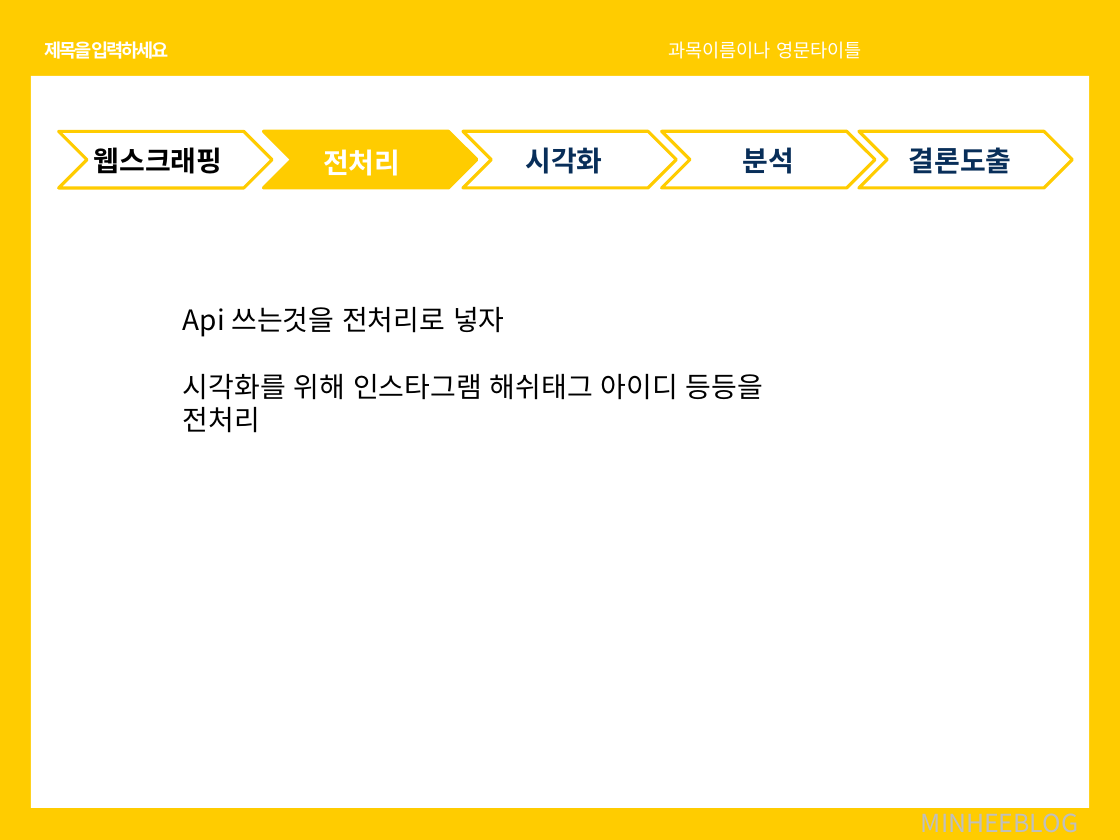
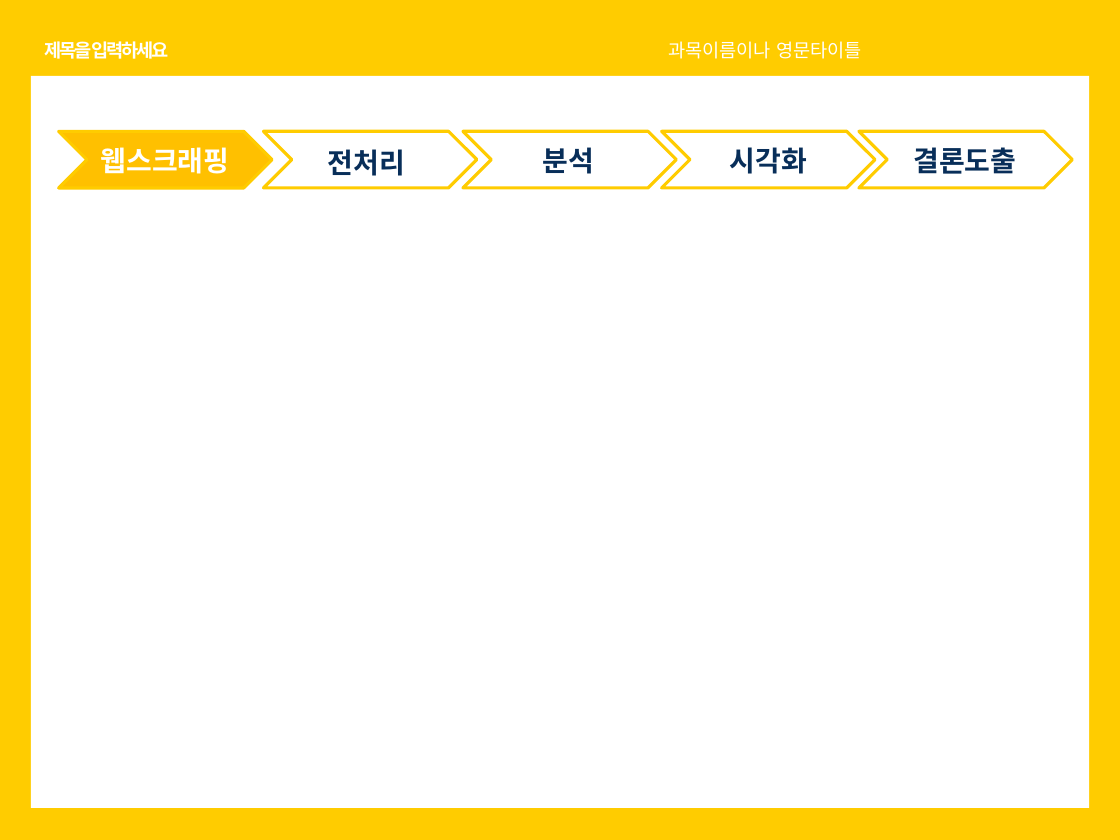
Before and after one commit to soothingni/PROJECT1, a slide deck: slide 17 of 치즈.pptx (slide 18 before the commit). Drawn at 1120x840 pixels with LibreOffice and Linux fonts; fonts in the diff are those of the drawing. Boxes give left, top, right and bottom in pixels: in the first picture for what was removed or moved away, otherwise in the second. Text is boxed around its words. In the diff, an @@ line names an element or a change of style, - is before the commit and + after.

Commit message:
분석 전까지

```diff
--- a/치즈.pptx
+++ b/치즈.pptx
@@ chevron at <box>58,131,272,188</box>: fill none to #FFC000 @@
@@ text "웹스크래핑" at <box>101,147,230,174</box>: text colour #000000 to #FFFFFF; alignment left to centre @@
@@ chevron at <box>263,131,477,188</box>: fill #FFCC00 to none @@
@@ text "전처리" at <box>328,149,405,176</box>: text colour #FFFFFF to #082E59; alignment left to centre @@
@@ text "분석": place and size @@
-text "분석" at <box>743,147,795,174</box>
+text "분석" at <box>543,147,595,174</box>
@@ text "시각화" at <box>730,147,807,174</box>: alignment left to centre @@
@@ text "시각화": place and size @@
-text "시각화" at <box>525,147,602,174</box>
+text "시각화" at <box>730,147,807,174</box>
@@ text "결론도출" at <box>913,147,1016,174</box>: alignment left to centre @@
@@ text removed at <box>183,307,763,433</box> @@
-Api 쓰는것을 전처리로 넣자
-시각화를 위해 인스타그램 해쉬태그 아이디 등등을 전처리
@@ text removed at <box>921,806,1078,833</box> @@
-MINHEEBLOG
```
Also in this commit, not shown: 21 other slides changed, 20 slides added.
